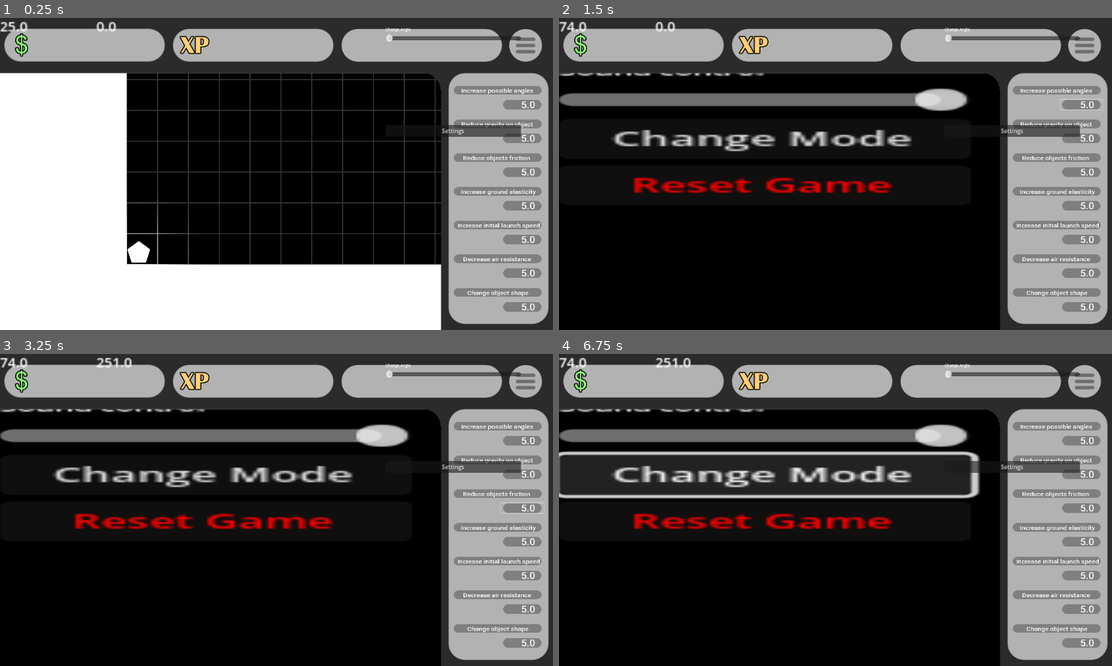
Above: before the commit, frames 1-4 (two rows, left to right).
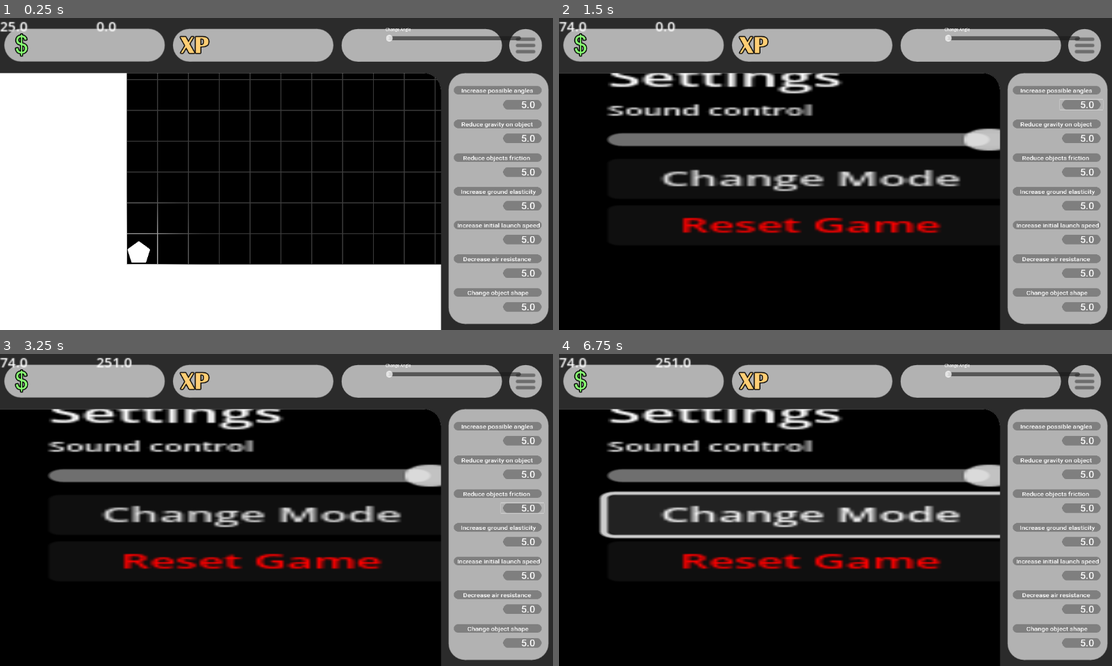
Above: after the commit, the same moments.

Repository: Lueegee1/Skr-t-Kast-Spil
Game: Godot game, scene res://main/root.tscn
The game is run twice, just before and just after one commit, with the same random seed, the same clock (stepped at 60 frames per second) and the same inputs.
Inputs (mouse positions are in pixels of both pictures, inside the frame that each line leads up to; where the layout moved, square brackets give the same spot in the first picture):
- Up to frame 1 (0.25 s): no input
- Up to frame 2 (1.5 s): click (1084, 46) [1012, 130] at 0.5 s; click (1078, 105) at 1.25 s
- Up to frame 3 (3.25 s): click (519, 475) at 2 s; click (519, 506) at 2.75 s
- Up to frame 4 (6.75 s): click (1078, 541) at 3.5 s; click (1078, 575) at 4.25 s; click (1078, 609) at 5 s; click (1078, 644) at 5.75 s; click "Change Mode" at 6.5 s

The runs differ from the first frame. In frame 1, 0.5% of the frame differs, in the area x 79-95%, y 34-39%; in frame 2, 14%; in frame 3, 14%; in frame 4, 24%, in the area x 0-95%, y 17-70%.
Error in both runs: Invalid assignment of property or key 'launch_angle' with value of type 'Nil' on a base object of type 'RigidBody2D (BallMechanics.gd)'. (res://main/Global.gd:…

Commit message:
midway push, dont pull

Diff:
--- a/main/Ui_And_Mainscript.gd
+++ b/main/Ui_And_Mainscript.gd
@@ -141,6 +141,7 @@
 		var btnInputOffset = Vector2(45,10)
 		var btn = map[sprite_button]
 		btn.position = sprite_button.position - btnInputOffset
+	$UI/Camera2D/CanvasLayer/VBoxContainer/Settings.position = Vector2(250,20)
 
 var list_start_pos := Vector2(233, 150)
 var name_to_button_gap := 30
--- a/main/main.tscn
+++ b/main/main.tscn
@@ -172,11 +172,13 @@
 flat = true
 
 [node name="Settings" type="Button" parent="UI/Camera2D/CanvasLayer/VBoxContainer"]
-offset_top = 222.0
-offset_right = 281.0
-offset_bottom = 247.0
+offset_left = 1065.0
+offset_top = -633.00006
+offset_right = 1346.0
+offset_bottom = -608.00006
+scale = Vector2(0.29474774, 3.0067537)
 theme_override_font_sizes/font_size = 12
-text = "Settings"
+flat = true
 
 [node name="Rrrelooc" type="Sprite2D" parent="UI/Camera2D/CanvasLayer/VBoxContainer"]
 z_index = -5
@@ -309,10 +311,10 @@
 z_index = -10
 z_as_relative = false
 material = SubResource("ShaderMaterial_kfbq2")
-offset_left = -577.0
-offset_top = -28279.0
-offset_right = 59363.0
-offset_bottom = 642.0
+offset_left = -564.0
+offset_top = -28307.0
+offset_right = 59376.0
+offset_bottom = 614.0
 scale = Vector2(1, 0.99992716)
 script = ExtResource("2_3wy1v")
 
--- a/main/settings.tscn
+++ b/main/settings.tscn
@@ -17,48 +17,57 @@
 
 [node name="Panel" type="Panel" parent="CanvasLayer"]
 self_modulate = Color(0, 0, 0, 1)
+z_index = 4096
 offset_right = 40.0
 offset_bottom = 40.0
 scale = Vector2(28.674713, 16.27667)
 theme_override_styles/panel = SubResource("StyleBoxFlat_x2hje")
 
-[node name="VBoxContainer" type="VBoxContainer" parent="CanvasLayer/Panel"]
-layout_mode = 0
-offset_right = 109.0
-offset_bottom = 40.0
+[node name="VBoxContainer" type="Node2D" parent="CanvasLayer/Panel"]
+position = Vector2(3.5222669, 5.0993233)
 scale = Vector2(0.27363577, 0.20435932)
 
-[node name="Title" type="Label" parent="CanvasLayer/Panel/VBoxContainer"]
-layout_mode = 2
+[node name="Title" type="RichTextLabel" parent="CanvasLayer/Panel/VBoxContainer"]
+offset_right = 109.0
+offset_bottom = 23.0
+bbcode_enabled = true
 text = "Settings"
 
 [node name="Sound_Title" type="Label" parent="CanvasLayer/Panel/VBoxContainer"]
-layout_mode = 2
+offset_top = 27.0
+offset_right = 109.0
+offset_bottom = 39.0
 theme_override_font_sizes/font_size = 8
 text = "Sound control"
 
 [node name="Sound" type="HSlider" parent="CanvasLayer/Panel/VBoxContainer"]
-layout_mode = 2
+offset_top = 43.0
+offset_right = 109.0
+offset_bottom = 59.0
 min_value = -60.0
 max_value = 0.0
 
 [node name="ScreenMode" type="Button" parent="CanvasLayer/Panel/VBoxContainer"]
-layout_mode = 2
+offset_top = 63.0
+offset_right = 109.0
+offset_bottom = 88.0
 theme_override_font_sizes/font_size = 12
 text = "Change Mode"
 
 [node name="Button" type="Button" parent="CanvasLayer/Panel/VBoxContainer"]
-layout_mode = 2
+offset_top = 92.0
+offset_right = 109.0
+offset_bottom = 117.0
 theme_override_colors/font_color = Color(1, 0, 0, 1)
 theme_override_font_sizes/font_size = 12
 text = "Reset Game"
 
 [node name="Button" type="Button" parent="CanvasLayer/Panel"]
 layout_mode = 0
-offset_left = 32.99074
-offset_top = 34.159317
-offset_right = 141.99074
-offset_bottom = 56.159317
+offset_left = 32.642
+offset_top = 33.85213
+offset_right = 141.642
+offset_bottom = 55.85213
 scale = Vector2(0.063160434, 0.23292185)
 theme_override_font_sizes/font_size = 10
 text = "Close Settings"
